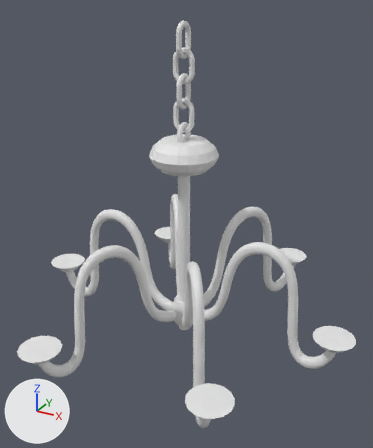
Renders of the Blender file off-the-grid/Assets/3D/Julia/Chandelier/Chandelier.blend from each side of a commit.
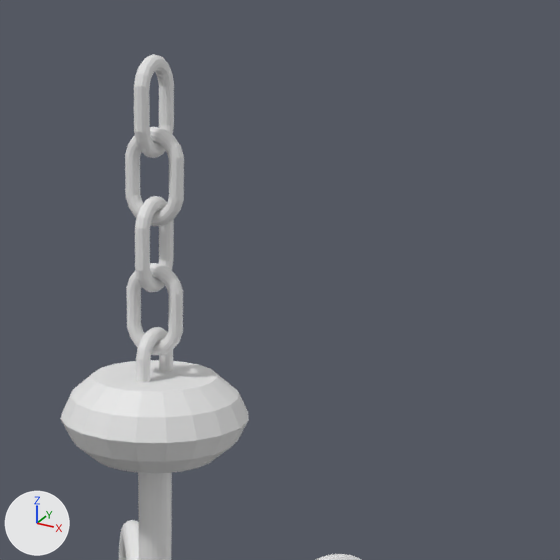
Old and new are each drawn whole from a 50 mm lens placed at (10.59, -19.01, 17.26), pointed at (0.37, -0.43, 7.97) and again close up on the part from 34% to 90% of the width and 0% to 47% of the height. Arrows for +X, +Y and +Z are at lower left; the lights stay in place. The first two pictures are the older version.
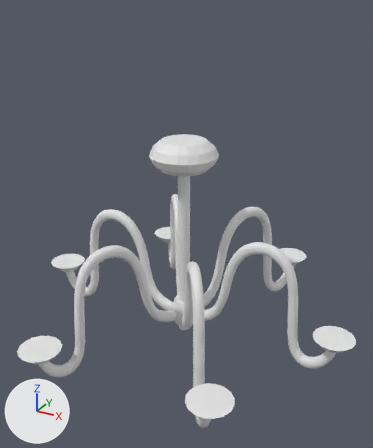
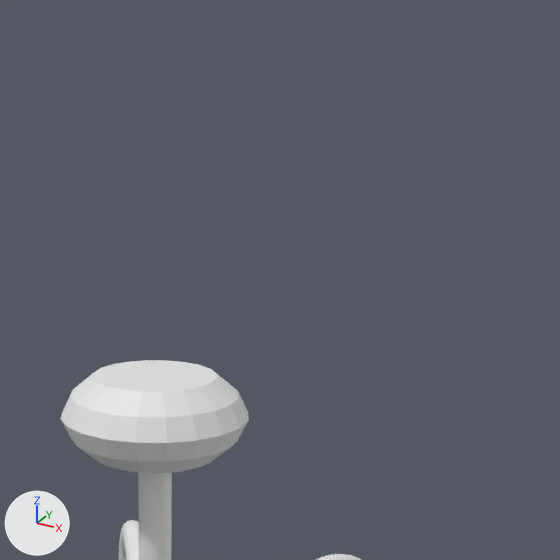
Where the change shows, as pixel boxes (x1, y1, x2, y2) in the close-ups (560 x 560 px):
'Chain', deleted: before (125, 54, 184, 382)

The change, as a diff of the scene's bpy script:
```diff
--- a/off-the-grid/Assets/3D/Julia/Chandelier/Chandelier.blend.py
+++ b/off-the-grid/Assets/3D/Julia/Chandelier/Chandelier.blend.py
@@ ob_chain @@
-ob_chain = bpy.data.objects.new('Chain', me_torus_005)
-ob_chain.location = (0.0, 0.0, 0.0)
```
